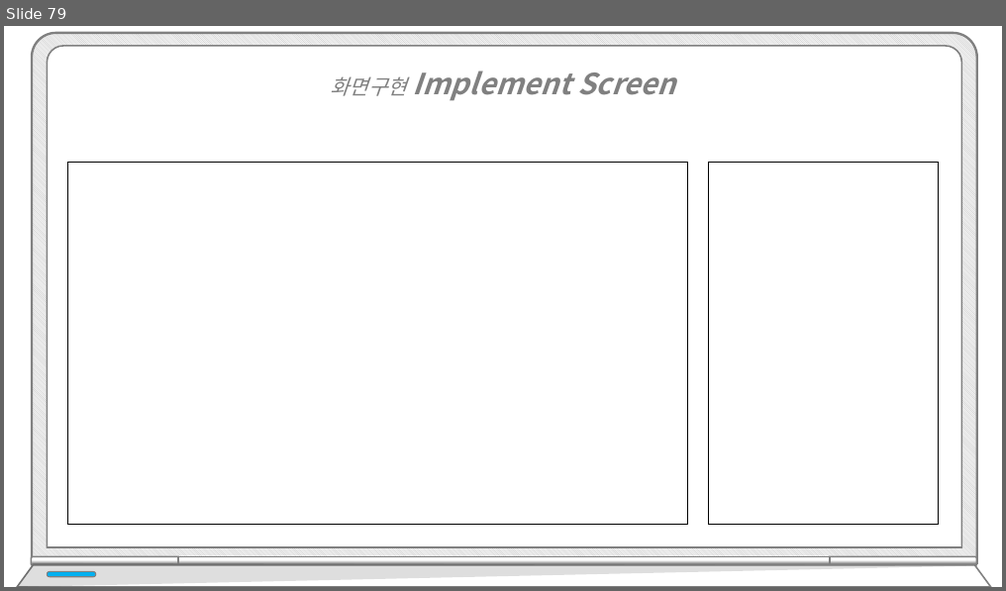
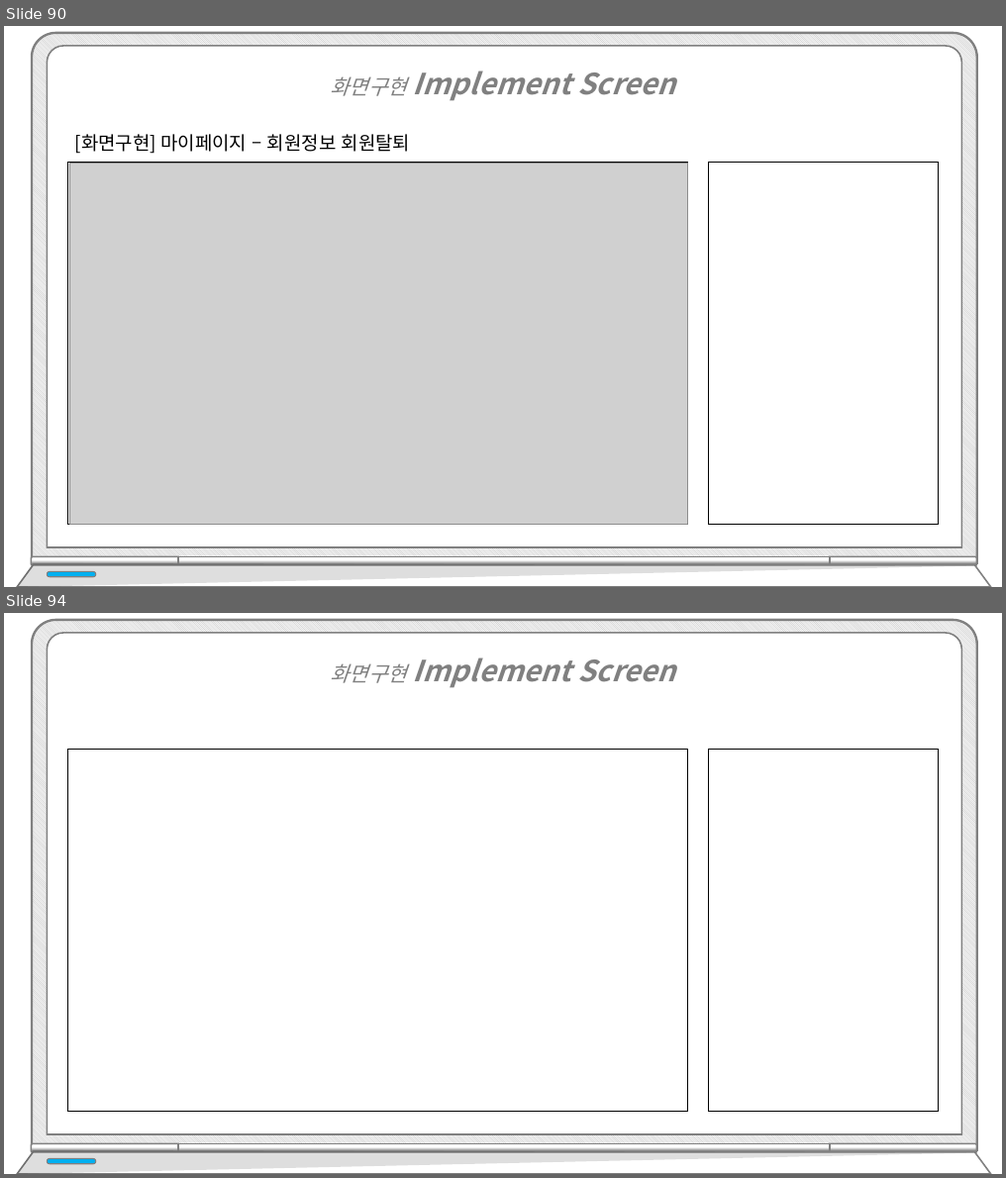
Before and after one commit to hhsw07/ezen-academy-projects, a slide deck: WebContent/발표/3차/프로젝트5_3차.pptx. Shown one above the other, each under a label of ours: slide 79 before the commit, slides 90 and 94 after it; the slides between them are not shown. The pictures are 1006x591 and 1006x1178 pixels, drawn with LibreOffice and Linux fonts; fonts in the diff are those of the drawing; grey boxes stand for pictures; background and template pictures are left out. Boxes give left, top, right and bottom in pixels: in the first picture for what was removed or moved away, otherwise in the second. Text is boxed around its words. In the diff, an @@ line names an element or a change of style, - is before the commit and + after.

```diff
--- a/WebContent/발표/3차/프로젝트5_3차.pptx
+++ b/WebContent/발표/3차/프로젝트5_3차.pptx
@@ slide 90 added at bbox=[4, 26, 1002, 587], background #FFFFFF @@
@@ text added at bbox=[331, 71, 675, 101], 28 pt, text #808080, bold, italic @@
+화면구현 Implement Screen
@@ text added at bbox=[75, 134, 411, 154], 18 pt, text #000000 @@
+[화면구현] 마이페이지 – 회원정보 회원탈퇴
@@ rectangle added at bbox=[67, 163, 687, 525], fill #FFFFFF, outline #000000 1 pt @@
@@ picture added at bbox=[70, 164, 687, 525] @@
@@ rectangle added at bbox=[709, 163, 939, 525], fill #FFFFFF, outline #000000 1 pt @@
@@ group added at bbox=[17, 33, 991, 587]: 5 round same rects, 2 freeform shapes, 1 rounded rectangle @@
@@ what was slide 79 is now slide 94 @@
```
Also in this commit, not shown: 7 slides changed, 15 other slides added, 1 slide removed.
